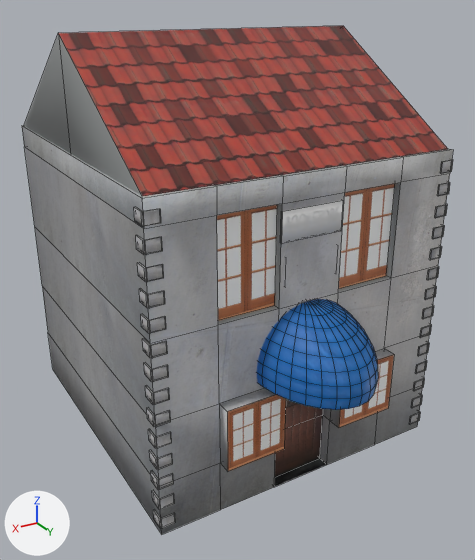
Renders of the Blender file working/subahu/Bookstore/Bookstore.blend from each side of a commit.
The view is the same before and after, from a 50 mm camera at (8.5, 21.0, 7.1) aimed at (-7.3, -5.3, -6.0). Lighting does not change. The marker at lower left points along +X, +Y and +Z. Mesh edges are drawn as thin lines on the coarser meshes.

Objects in the first picture: 'Bookstore', 'BookstoreHood', 'bookstoreBrickDetail', 'bookstoreCeiling', 'bookstoreSign', 'door', 'windows'.
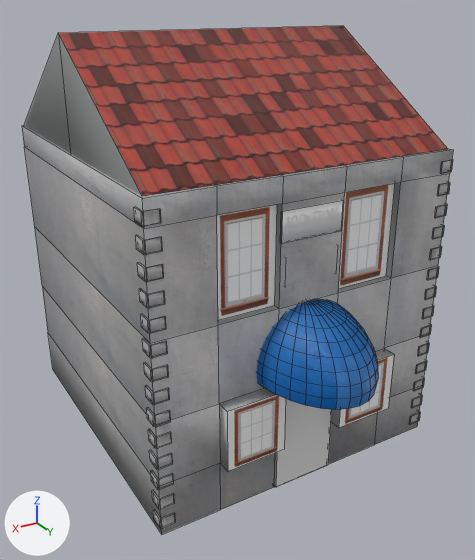
The newer file is also rescaled (x1.274) as a whole; pictures and numbers use the older file's frame.

What differs and where, as boxes (x1, y1, x2, y2) in the pictures (475 x 560 px):
'windows', recoloured, surface changed
    both: (217, 184, 395, 471)
'door', reshaped
    before: (275, 399, 323, 477)
    after: (274, 399, 332, 487)
part 1 of me_cube_005, surface changed
    both: (22, 126, 453, 534)
part 2 of me_cube_007, built on
    before: (275, 399, 323, 477)
    after: (274, 399, 332, 487)
part 4 of me_cube_006, surface changed
    both: (217, 184, 395, 321)
part 5 of me_cube_001, surface changed
    both: (257, 299, 378, 410)

Patch to the scene script:
```diff
--- a/working/subahu/Bookstore/Bookstore.blend.py
+++ b/working/subahu/Bookstore/Bookstore.blend.py
@@ me_cube_005 @@
 me_cube_005.from_pydata(...)  # 562 vertices, 208 faces; spans x -15.5..0.0, y -15.9..1.0, z -14.4..5.8
+# me_cube_005 part 1: texture (UV) coordinates of 28 of 208 faces, centred in x -15.4..0.0, y -7.8..0.3, z -13.1..0.2, changed; they spanned u 0.0..1.0, v 0.0..1.0 and now span u -0.01..1.01, v 0.0..1.0
 me_cube_005.materials.append(mat_concrete_jpg)
@@ me_cube_006 @@
 me_cube_006.from_pydata(...)  # 16 vertices, 4 faces; spans x -12.28..-2.99, y -0.04..1.0, z -11.78..-0.36
 # used by ob_windows; parent = ob_bookstore; location = (3.489, 3.372, 14.47)
-me_cube_006.materials.append(mat_fa_ablak_jpg)  # picture img_fa_ablak_jpg
+# me_cube_006 part 4: texture (UV) coordinates of 2 of 4 faces, centred in x -10.71..-4.47, y -0.04, z -2.66, changed; they spanned u 0.11..0.88, v 0.03..0.97 and now span u 0.0..1.0, v -0.01..1.01
+me_cube_006.materials.append(mat_window_efficiency_jpg)  # picture img_window_efficiency_jpg
@@ me_cube_007 @@
 # used by ob_door; parent = ob_bookstore; location = (3.489, 3.372, 14.47)
 # verts and faces of me_cube_007; kept vertices keep their numbers, new ones are numbered from 6
-me_cube_007.from_pydata(...)  # 6 vertices, 2 faces; spans x -9.13..-5.95, y -0.26, z -14.44..-8.68
-me_cube_007.materials.append(mat_door_jpg)  # picture img_door_jpg
+me_cube_007.from_pydata(...)  # 8 vertices, 6 faces; spans x -9.12..-5.99, y 0.08..0.42, z -14.39..-8.72
+# me_cube_007 part 2
+delete_vertices([*range(0, 6)])  # with the faces that use them
+verts[6] = (-9.12, 0.08, -14.39)
+verts[7] = (-9.12, 0.08, -8.72)
+verts[8] = (-9.12, 0.42, -14.39)  # pixel (328, 465)
+verts[9] = (-9.12, 0.42, -8.72)
+for new, old in zip([*range(10, 14)], [*range(6, 10)]): verts[new] = verts[old] + (3.13, 0.0, 0.0)
+faces += [(6, 7, 9, 8), (8, 9, 13, 12), (10, 12, 13, 11), (6, 10, 11, 7), (6, 8, 12, 10), (7, 11, 13, 9)]
+# me_cube_007 part 3: the surface is now shaded flat
@@ me_cube_001 @@
 me_cube_001.from_pydata(...)  # 334 vertices, 314 faces; spans x -10.25..-4.82, y 4.6..9.56, z -8.28..-4.94
 # used by ob_bookstorehood; parent = ob_bookstore; location = (3.489, -2.143, 14.47)
+# me_cube_001 part 5: texture (UV) coordinates of 157 of 314 faces, centred in x -10.2..-4.88, y 5.0..9.48, z -8.0..-4.98, changed; they spanned u 0.0..1.0, v 0.0..1.0 and now span u 0.0..0.7, v 0.0..1.0
 me_cube_001.materials.append(mat_bluetext_jpg)
```
